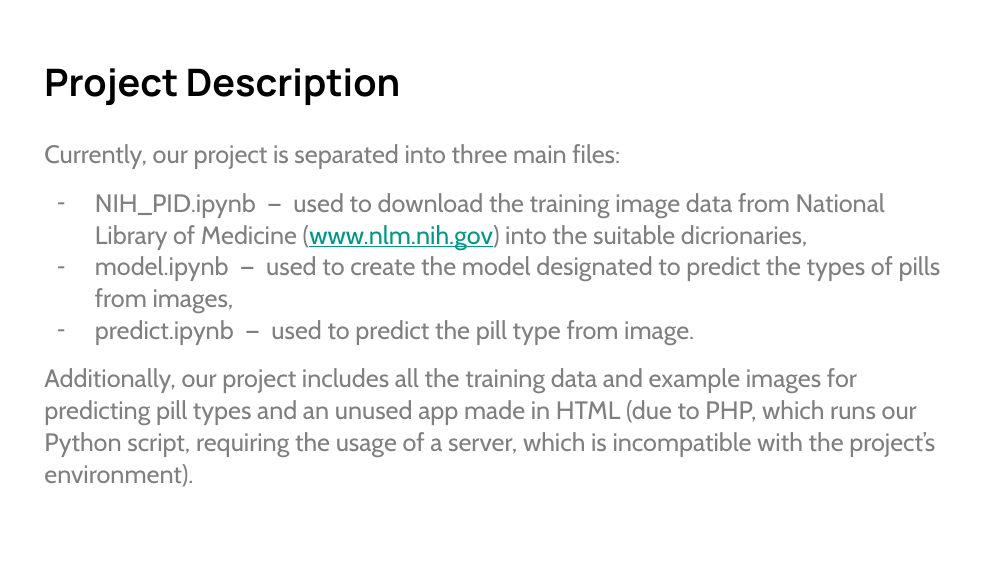
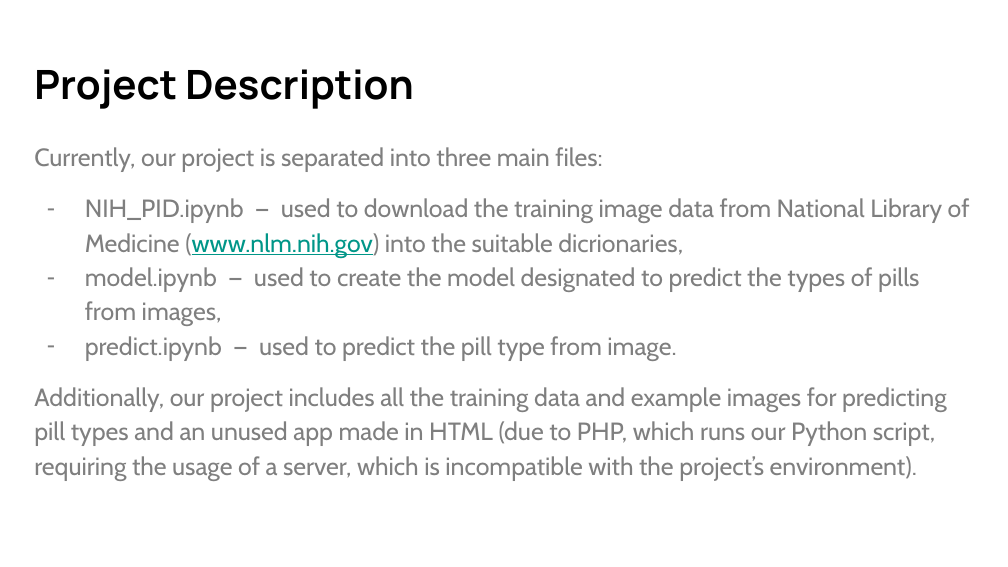
Before and after one commit to sus-pills/ai4youth-sus, a slide deck: slide 4 of contest/SUS_Pills.pptx. Drawn at 1008x567 pixels with LibreOffice and Linux fonts; fonts in the diff are those of the drawing. Boxes give left, top, right and bottom in pixels: in the first picture for what was removed or moved away, otherwise in the second. Text is boxed around its words. In the diff, an @@ line names an element or a change of style, - is before the commit and + after.

Commit message:
unfinished finished project

```diff
--- a/contest/SUS_Pills.pptx
+++ b/contest/SUS_Pills.pptx
@@ title "Project Description" at (34,69,414,109): size 27 to 28.8 pt @@
@@ text "Currently, our project is separated ..." at (34,147,970,480): size 18 to 17.8 pt; line spacing 1.05 to 1.15 @@
```
Also in this commit, not shown: 5 other slides changed, 6 other files.
